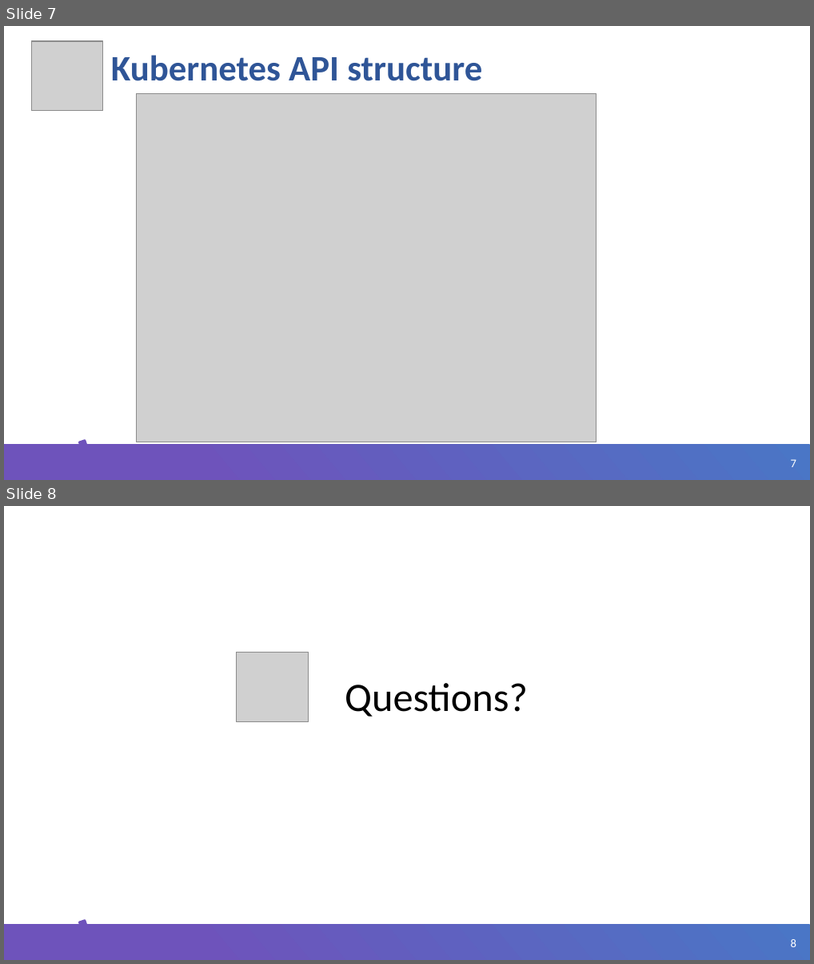
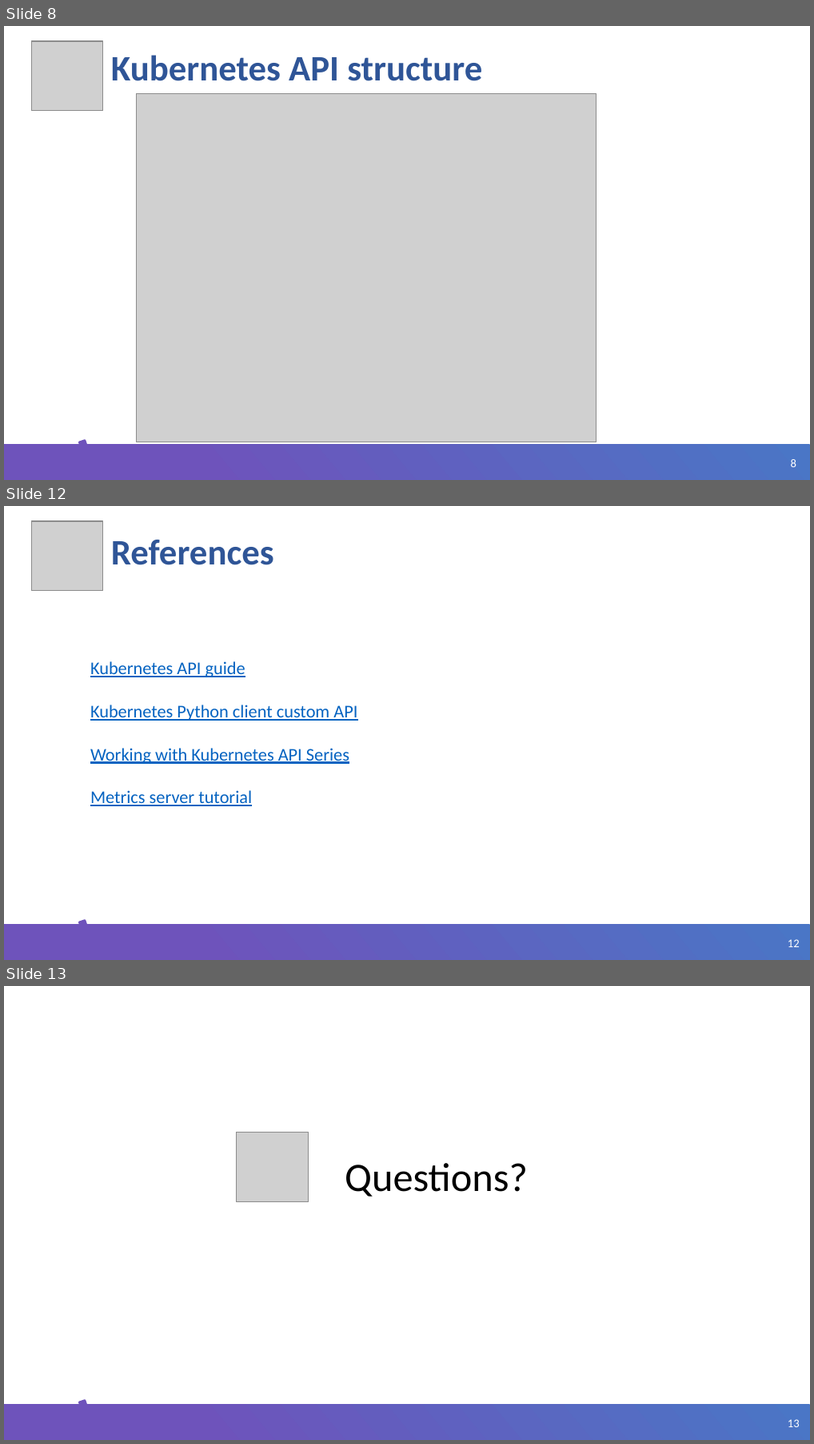
Before and after one commit to ybaryshnikova/extensions-meetup, a slide deck: Kubernetes API Extensions.pptx. Shown one above the other, each under a label of ours: slides 7 and 8 before the commit, slides 8, 12 and 13 after it; the slides between them are not shown. The pictures are 814x964 and 814x1444 pixels, drawn with LibreOffice and Linux fonts; fonts in the diff are those of the drawing; grey boxes stand for pictures; background and template pictures are left out. Boxes give left, top, right and bottom in pixels: in the first picture for what was removed or moved away, otherwise in the second. Text is boxed around its words. In the diff, an @@ line names an element or a change of style, - is before the commit and + after.

```diff
--- a/Kubernetes API Extensions.pptx
+++ b/Kubernetes API Extensions.pptx
@@ slide 12 added at [4,506,810,960], background #FFFFFF; not listed: 3 template elements that a slide beside it also shows @@
@@ picture added at [31,521,103,591] @@
@@ title added at [111,540,274,565], 32 pt, text #2F5597, bold @@
+References
@@ text added at [90,661,358,806], 16 pt, text #0563C1, underline @@
+Kubernetes API guide
+Kubernetes Python client custom API
+Working with Kubernetes API Series
+Metrics server tutorial
@@ what was slide 7 is now slide 8 @@
@@ page number at [791,459,797,467]: text changed @@
-7
+8
@@ what was slide 8 is now slide 13 @@
@@ page number at [788,1419,800,1427]: text changed @@
-8
+13
```
Also in this commit, not shown: 4 other slides added, 10 other files.
